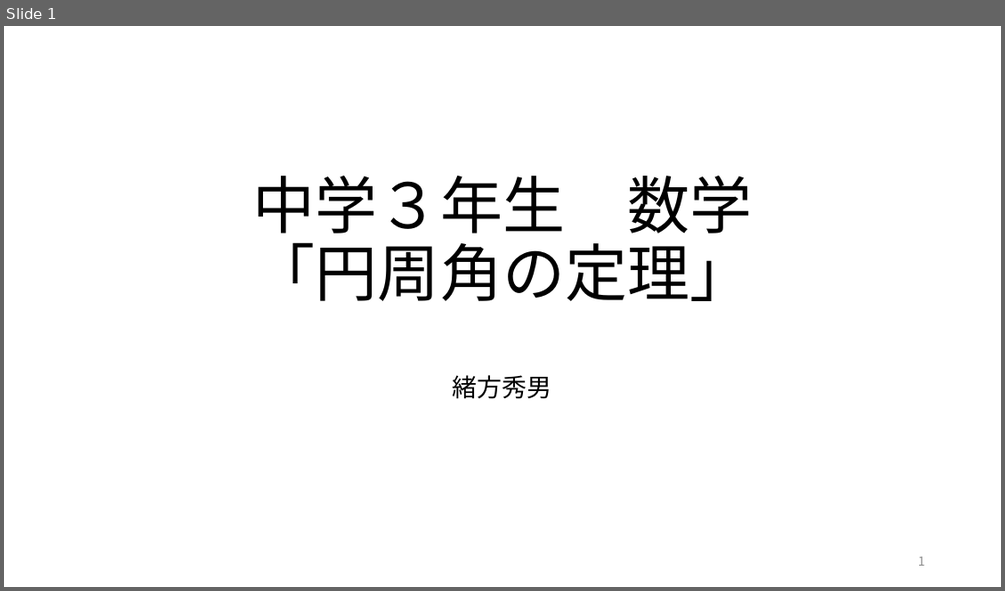
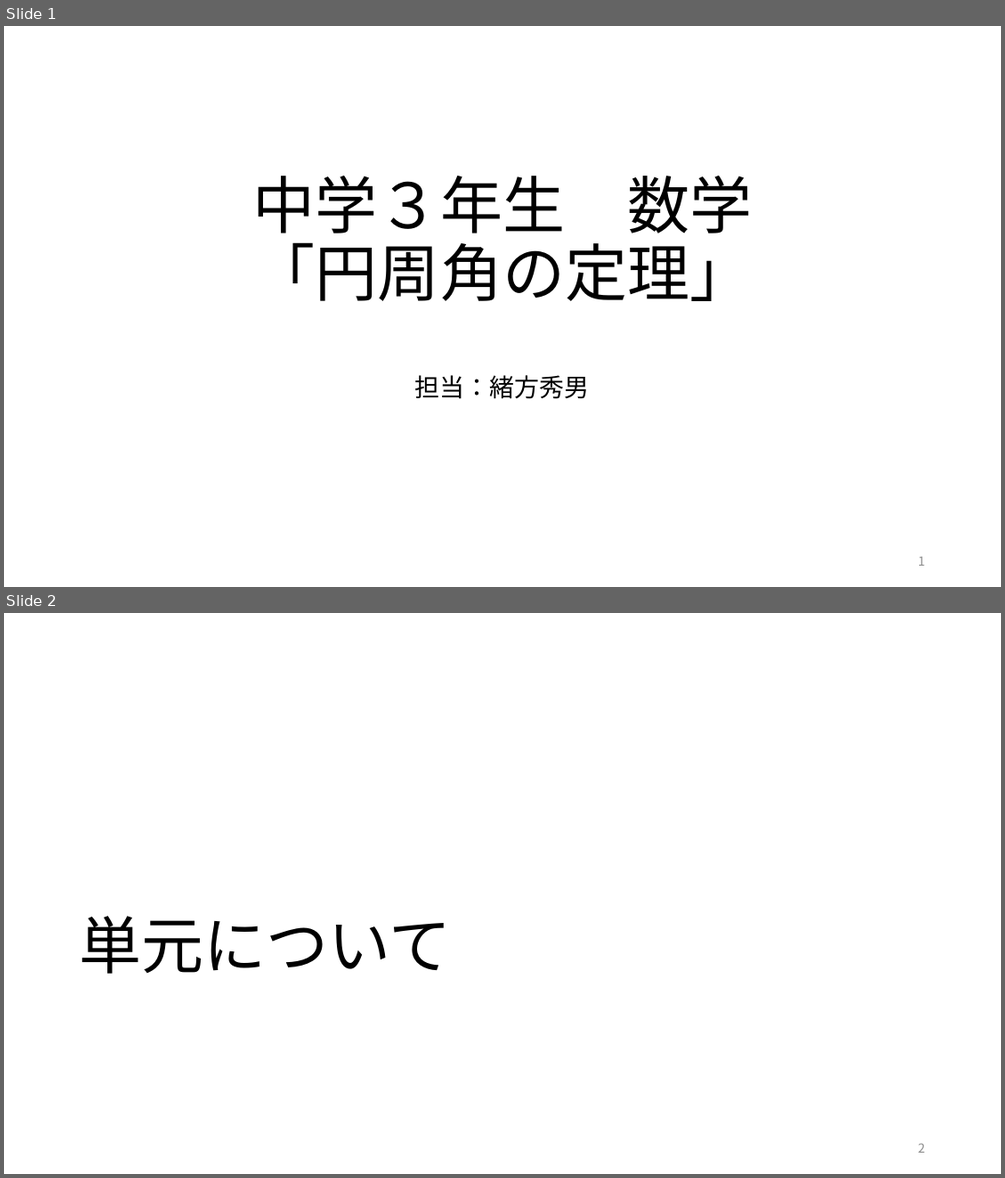
Before and after one commit to ogata222/ogata222.github.io, a slide deck: 円周角の定理_発表会用授業イメージ説明.pptx. Shown one above the other, each under a label of ours: slide 1 before the commit, slides 1 and 2 after it. The pictures are 1005x591 and 1005x1178 pixels, drawn with LibreOffice and Linux fonts; fonts in the diff are those of the drawing. Boxes give left, top, right and bottom in pixels: in the first picture for what was removed or moved away, otherwise in the second. Text is boxed around its words. In the diff, an @@ line names an element or a change of style, - is before the commit and + after.

```diff
--- a/円周角の定理_発表会用授業イメージ説明.pptx
+++ b/円周角の定理_発表会用授業イメージ説明.pptx
@@ slide 2 added at [4,613,1001,1174], background #FFFFFF @@
@@ title added at [80,916,452,973], 60 pt, text #000000 @@
+単元について
@@ page number added at [918,1143,925,1152], 12 pt, text #8C8C8C @@
+2
@@ slide 1 changed as well @@
@@ subtitle at [415,375,590,399]: text changed @@
-緒方秀男
+担当：緒方秀男
```
Also in this commit, not shown: 2 other slides changed, 15 other slides added, 4 slides removed.
